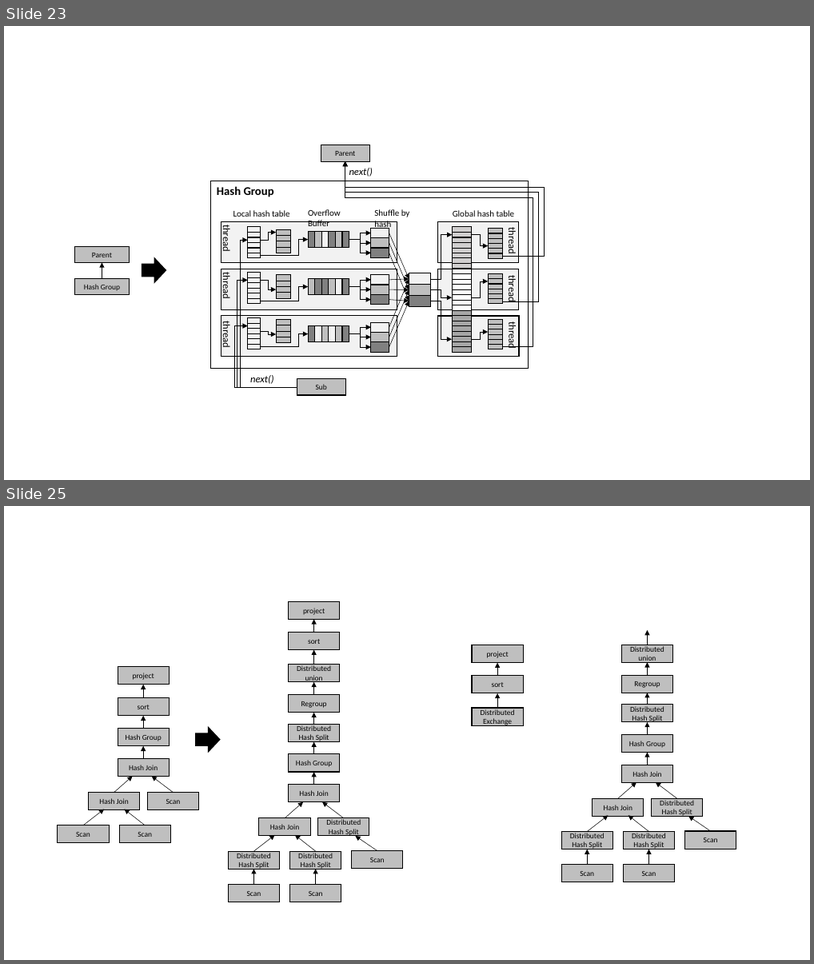
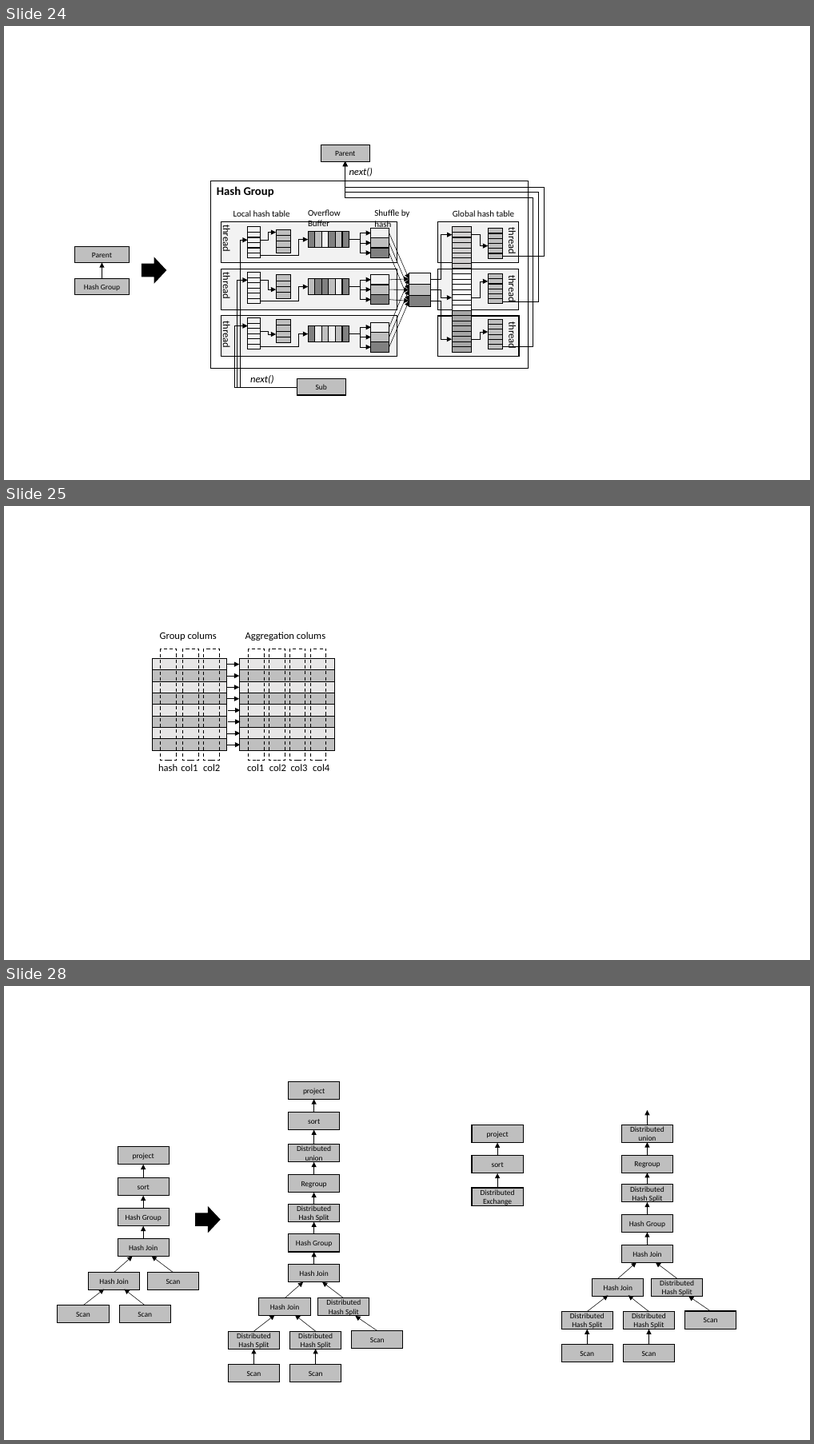
Before and after one commit to scott-zgeng/thor, a slide deck: doc/thor architecture.pptx. Shown one above the other, each under a label of ours: slides 23 and 25 before the commit, slides 24, 25 and 28 after it; the slides between them are not shown. The pictures are 814x964 and 814x1444 pixels, drawn with LibreOffice and Linux fonts; fonts in the diff are those of the drawing. Boxes give left, top, right and bottom in pixels: in the first picture for what was removed or moved away, otherwise in the second. Text is boxed around its words. In the diff, an @@ line names an element or a change of style, - is before the commit and + after.

```diff
--- a/doc/thor architecture.pptx
+++ b/doc/thor architecture.pptx
@@ slide 25 added at (x1=4, y1=506, x2=810, y2=960), background #FFFFFF @@
@@ text added at (x1=160, y1=632, x2=217, y2=640), 12 pt, text #000000 @@
+Group colums
@@ rectangle added at (x1=161, y1=648, x2=177, y2=760), outline #000000 1 pt dashed @@
@@ rectangle added at (x1=182, y1=648, x2=198, y2=760), outline #000000 1 pt dashed @@
@@ rectangle added at (x1=204, y1=648, x2=219, y2=760), outline #000000 1 pt dashed @@
@@ text added at (x1=246, y1=632, x2=326, y2=640), 12 pt, text #000000 @@
+Aggregation colums
@@ rectangle added at (x1=249, y1=648, x2=264, y2=760), outline #000000 1 pt dashed @@
@@ rectangle added at (x1=270, y1=648, x2=286, y2=760), outline #000000 1 pt dashed @@
@@ rectangle added at (x1=290, y1=648, x2=306, y2=760), outline #000000 1 pt dashed @@
@@ rectangle added at (x1=310, y1=648, x2=326, y2=760), outline #000000 1 pt dashed @@
@@ arrow added from (226, 664) to (239, 664), #000000 0.5 pt @@
@@ arrow added from (226, 676) to (239, 676), #000000 0.5 pt @@
@@ arrow added from (226, 688) to (239, 688), #000000 0.5 pt @@
@@ arrow added from (226, 698) to (239, 698), #000000 0.5 pt @@
@@ arrow added from (228, 710) to (241, 710), #000000 0.5 pt @@
@@ arrow added from (228, 721) to (241, 721), #000000 0.5 pt @@
@@ group added at (x1=153, y1=659, x2=227, y2=751): 8 rectangles @@
@@ arrow added from (228, 733) to (241, 733), #000000 0.5 pt @@
@@ arrow added from (228, 744) to (241, 744), #000000 0.5 pt @@
@@ group added at (x1=239, y1=659, x2=335, y2=751): 8 rectangles @@
@@ text added at (x1=158, y1=764, x2=178, y2=771), 12 pt, text #000000 @@
+hash
@@ text added at (x1=181, y1=764, x2=198, y2=771), 12 pt, text #000000 @@
+col1
@@ text added at (x1=203, y1=764, x2=220, y2=771), 12 pt, text #000000 @@
+col2
@@ text added at (x1=247, y1=764, x2=264, y2=771), 12 pt, text #000000 @@
+col1
@@ text added at (x1=270, y1=764, x2=286, y2=771), 12 pt, text #000000 @@
+col2
@@ text added at (x1=291, y1=764, x2=308, y2=771), 12 pt, text #000000 @@
+col3
@@ text added at (x1=313, y1=764, x2=330, y2=771), 12 pt, text #000000 @@
+col4
@@ what was slide 23 is now slide 24 @@
@@ what was slide 25 is now slide 28 @@
```
Also in this commit, not shown: 3 slides changed, 2 other slides added, 1 other file.
